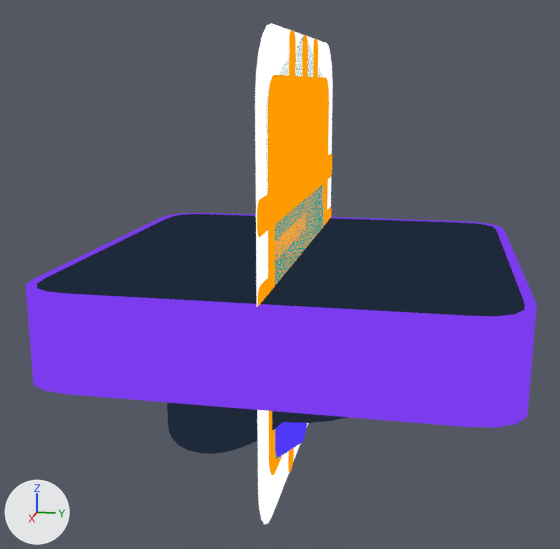
What one commit did to the glTF model ui/public/assets.glb.
The view is the same before and after, from a 50 mm camera at (1.819, 0.308, 0.393) aimed at (0.024, -0.051, -0.056). Lighting does not change. The marker at lower left points along +X, +Y and +Z. The older version comes first. Where no turn or scale is listed for an object, it has been applied to the vertices. Vertices at exactly the same position are counted once.

Objects in the first picture: 'all-unknown', 'cf-worker', 'cf-worker-kv', 'cloud', 'platform-body', 'platform-border', 'r2'.
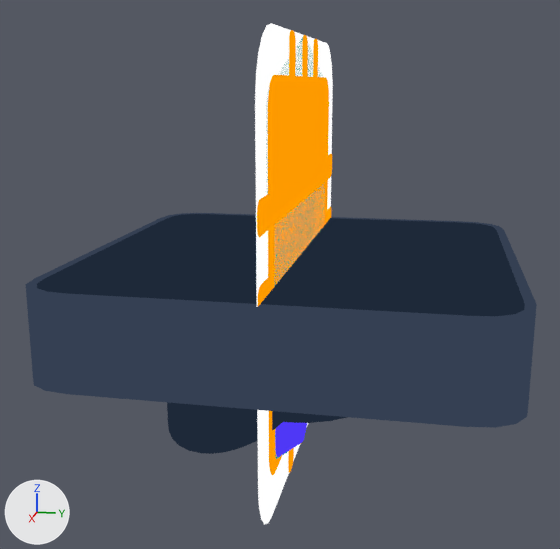
Pixel boxes (x1, y1, x2, y2) of what changed, in the pictures (560 x 549 px):
part 1 of me_mesh_6, recoloured (purple to dark blue)
    both: (26, 213, 537, 428)

The change in detail:
me_mesh_6 has 80 vertices, 160 faces and spans x -0.5..0.5, y -0.5..0.5, z -0.1..0.1.
me_mesh_6 is used by ob_platform_border; location (0.0, 0.0, -0.1).
me_mesh_6 part 1: 160 faces centred in x -0.5..0.5, y -0.5..0.5, z -0.1..0.1 are repainted in the vertex colours; the middle colour goes from purple #7c3bed to dark blue #354053.
